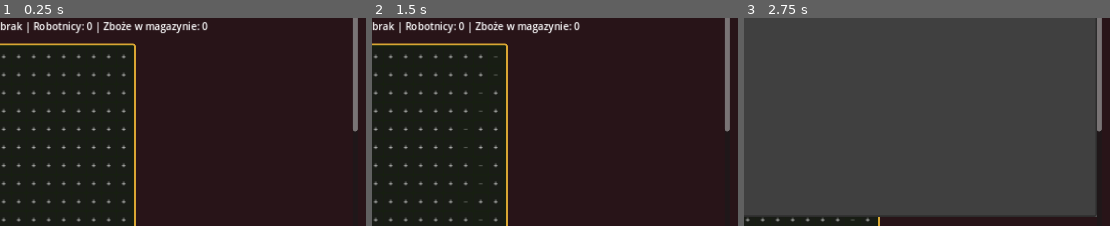
Above: before the commit, frames 1-3 (left to right).
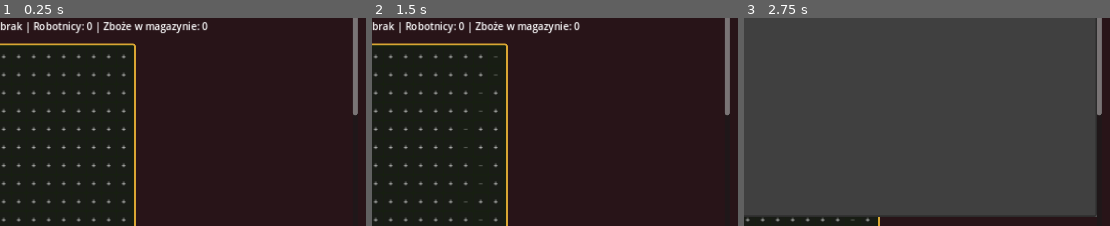
Above: after the commit, the same moments.

Repository: cinekm20/the-forger-retro-tycoon
Game: Godot game, scene res://scenes/plantation/Plantation.tscn
Same seed, same stepped clock (60 frames per second), same inputs: the game is played once before the commit and once after it. This scene is started directly instead of the project's main scene.
Inputs:
- Up to frame 1 (0.25 s): no input
- Up to frame 2 (1.5 s): click "Ankara" at 0.5 s; click "+" at 1.25 s
- Up to frame 3 (2.75 s): click "Colombo" at 2 s
The pictures show only the part of the screen within x 48-98%, y 34-84%; the shares and areas given below are measured in that part.

The runs differ from the first frame. In frame 1, 0.1% of the frame differs, in the area x 96-98%, y 46-55%; in frame 2, 0.1%; in frame 3, 0.1%.

Commit message:
Dodaj Spichlerz — zbiorczy widok zapasów z plantacji (jak w oryginale)
Nowy ekran (scenes/warehouse) pokazuje 4 "silosy" (kawa/tytoń/herbata/
kakao) z poziomem wypełnienia wg zsumowanych zapasów ze WSZYSTKICH
plantacji gracza, ceną rynkową i przyciskiem "Wyślij i sprzedaj" na
uprawę (PlayerPlantations.ship_and_sell_all — sprzedaje naraz towar ze
wszystkich plantacji tej samej uprawy, każdą z jej własnym kosztem
transportu). Dostępny z Hub.gd (Miejsca » Spichlerz, tylko w miastach
typu plantation, tak jak Plantacje) i bezpośrednio z ekranu Plantacji.

Diff:
--- a/game/scenes/hub/Hub.gd
+++ b/game/scenes/hub/Hub.gd
@@ -13,6 +13,7 @@
 ## z każdego miasta.
 const LOCATION_GATED_DESTINATIONS := {
 	"Plantacje": {"path": "res://scenes/plantation/Plantation.tscn", "requires_type": "plantation"},
+	"Spichlerz": {"path": "res://scenes/warehouse/Warehouse.tscn", "requires_type": "plantation"},
 	"Dom aukcyjny": {"path": "res://scenes/auction_house/AuctionHouse.tscn", "requires_type": "auction"},
 	"Galeria": {"path": "res://scenes/gallery/Gallery.tscn", "requires_type": "auction"},
 }
--- a/game/scenes/plantation/Plantation.gd
+++ b/game/scenes/plantation/Plantation.gd
@@ -98,6 +98,7 @@
 
 	harvest_status_label = ScreenHelpers.make_label(root, "")
 
+	ScreenHelpers.make_button(root, "Spichlerz »", func(): SceneRouter.goto_scene(SceneRouter.WAREHOUSE))
 	ScreenHelpers.make_back_button(root)
 
 	if Cities.get_plantation_cities().size() > 0:
--- /dev/null
+++ b/game/scenes/warehouse/Warehouse.gd
@@ -0,0 +1,126 @@
+extends Control
+## Spichlerz — zbiorczy widok zebranych plonów ze wszystkich plantacji
+## gracza, po jednym "silosie" na uprawę (patrz zrzut ekranu oryginału:
+## KAFFEE/TABAK/TEE/KAKAO — poziom wypełnienia silosu + ilość + cena).
+## Dostępny tylko w miastach typu "plantation" (patrz Hub.gd), tak jak w
+## oryginale (ANKARA DEN ...).
+
+## Czysto wizualna referencja "pełnego silosu" — bez znaczenia
+## ekonomicznego, tylko skaluje pasek wypełnienia na ekranie.
+const SILO_VISUAL_CAPACITY := 500.0
+const SILO_HEIGHT := 120.0
+const SILO_WIDTH := 70.0
+
+var fill_rects: Dictionary = {}
+var amount_labels: Dictionary = {}
+var status_label: Label
+
+
+func _ready() -> void:
+	var corner := ScreenHelpers.make_corner_status_row(self, "", "")
+	var location_label: Label = corner["left"]
+	var money_label: Label = corner["right"]
+	location_label.text = tr("%s\n%s") % [Cities.get_city_name(Travel.current_city), Calendar.get_date_string()]
+	money_label.text = tr("%.0f M") % Economy.player_money
+
+	var root := ScreenHelpers.make_root(self)
+	ScreenHelpers.make_title(root, "Spichlerz")
+	ScreenHelpers.make_turn_indicator(root)
+
+	var silo_row := HBoxContainer.new()
+	silo_row.alignment = BoxContainer.ALIGNMENT_CENTER
+	silo_row.add_theme_constant_override("separation", 24)
+	root.add_child(silo_row)
+
+	for crop in Crops.CROPS:
+		silo_row.add_child(_build_silo(crop))
+
+	status_label = ScreenHelpers.make_label(root, "")
+
+	ScreenHelpers.make_back_button(root)
+
+	_update_info()
+
+
+func _build_silo(crop: String) -> VBoxContainer:
+	var column := VBoxContainer.new()
+	column.alignment = BoxContainer.ALIGNMENT_CENTER
+	column.add_theme_constant_override("separation", 6)
+
+	var frame := PanelContainer.new()
+	var frame_style := StyleBoxFlat.new()
+	frame_style.bg_color = Color(0.05, 0.05, 0.1, 0.6)
+	frame_style.border_color = ScreenHelpers.COLOR_GOLD
+	frame_style.set_border_width_all(3)
+	frame_style.set_corner_radius_all(6)
+	frame.add_theme_stylebox_override("panel", frame_style)
+	frame.custom_minimum_size = Vector2(SILO_WIDTH, SILO_HEIGHT)
+	column.add_child(frame)
+
+	## Silos "napełnia się" od dołu: fill_anchor wypełnia całą ramkę
+	## (size_flags EXPAND_FILL — wewnątrz Containera anchory na dziecku nic
+	## by nie dały, PanelContainer i tak sam ustawia jego prostokąt), a
+	## ALIGNMENT_END przykleja właściwy prostokąt wypełnienia do dołu; jego
+	## wysokość (custom_minimum_size.y) aktualizuje _update_info() wg
+	## poziomu zapasów.
+	var fill_anchor := VBoxContainer.new()
+	fill_anchor.alignment = BoxContainer.ALIGNMENT_END
+	fill_anchor.size_flags_horizontal = Control.SIZE_EXPAND_FILL
+	fill_anchor.size_flags_vertical = Control.SIZE_EXPAND_FILL
+	frame.add_child(fill_anchor)
+
+	var fill := ColorRect.new()
+	fill.color = _crop_color(crop)
+	fill.custom_minimum_size = Vector2(SILO_WIDTH - 12, 0)
+	fill_anchor.add_child(fill)
+	fill_rects[crop] = fill
+
+	var name_label := Label.new()
+	name_label.text = Crops.CROP_NAMES[crop].to_upper()
+	name_label.horizontal_alignment = HORIZONTAL_ALIGNMENT_CENTER
+	name_label.add_theme_color_override("font_color", ScreenHelpers.COLOR_GOLD_BRIGHT)
+	column.add_child(name_label)
+
+	var amount_label := Label.new()
+	amount_label.horizontal_alignment = HORIZONTAL_ALIGNMENT_CENTER
+	amount_label.add_theme_color_override("font_color", ScreenHelpers.COLOR_CREAM)
+	column.add_child(amount_label)
+	amount_labels[crop] = amount_label
+
+	var sell_btn := Button.new()
+	sell_btn.text = tr("Wyślij i sprzedaj")
+	sell_btn.pressed.connect(_on_sell_pressed.bind(crop))
+	column.add_child(sell_btn)
+
+	return column
+
+
+func _crop_color(crop: String) -> Color:
+	match crop:
+		"coffee":
+			return Color(0.45, 0.28, 0.14)
+		"tobacco":
+			return Color(0.55, 0.4, 0.2)
+		"tea":
+			return Color(0.3, 0.5, 0.25)
+		"cocoa":
+			return Color(0.35, 0.2, 0.1)
+		_:
+			return ScreenHelpers.COLOR_GOLD
+
+
+func _on_sell_pressed(crop: String) -> void:
+	var amount := PlayerPlantations.ship_and_sell_all(crop, "new_york")
+	if amount > 0:
+		status_label.text = tr("Sprzedano %d jednostek: %s.") % [amount, Crops.CROP_NAMES[crop]]
+	else:
+		status_label.text = tr("Brak zapasów do sprzedania: %s.") % Crops.CROP_NAMES[crop]
+	_update_info()
+
+
+func _update_info() -> void:
+	for crop in Crops.CROPS:
+		var stored := PlayerPlantations.get_total_stored(crop)
+		var ratio := clampf(stored / SILO_VISUAL_CAPACITY, 0.0, 1.0)
+		fill_rects[crop].custom_minimum_size.y = (SILO_HEIGHT - 12) * ratio
+		amount_labels[crop].text = tr("%d szt. — %.1f M/szt.") % [stored, Crops.get_price(crop)]
--- /dev/null
+++ b/game/scenes/warehouse/Warehouse.tscn
@@ -0,0 +1,12 @@
+[gd_scene load_steps=2 format=3]
+
+[ext_resource type="Script" path="res://scenes/warehouse/Warehouse.gd" id="1"]
+
+[node name="Warehouse" type="Control"]
+layout_mode = 3
+anchors_preset = 15
+anchor_right = 1.0
+anchor_bottom = 1.0
+grow_horizontal = 2
+grow_vertical = 2
+script = ExtResource("1")
--- a/game/scripts/autoload/PlayerPlantations.gd
+++ b/game/scripts/autoload/PlayerPlantations.gd
@@ -189,6 +189,18 @@
 	return amount
 
 
+## Jak ship_and_sell, ale dla WSZYSTKICH plantacji danej uprawy naraz (patrz
+## Spichlerz/Warehouse.gd — pokazuje zsumowany zapas ze wszystkich plantacji,
+## więc sprzedaż też musi obsłużyć wszystkie na raz, każdą z jej WŁASNYM
+## kosztem transportu, bo ten zależy od miasta danej plantacji).
+func ship_and_sell_all(crop: String, warehouse: String) -> int:
+	var total := 0
+	for i in plantations.size():
+		if plantations[i]["crop"] == crop:
+			total += ship_and_sell(i, warehouse)
+	return total
+
+
 ## Suma zebranego towaru danej uprawy w magazynach wszystkich plantacji gracza
 ## (uproszczenie: "magazyn" = suma stored_goods plantacji uprawiających dany
 ## towar — bez modelowania osobnych magazynów w Nowym Jorku/Londynie).
--- a/game/scripts/autoload/SceneRouter.gd
+++ b/game/scripts/autoload/SceneRouter.gd
@@ -4,6 +4,7 @@
 const MAIN_MENU := "res://scenes/main_menu/MainMenu.tscn"
 const HUB := "res://scenes/hub/Hub.tscn"
 const PLANTATION := "res://scenes/plantation/Plantation.tscn"
+const WAREHOUSE := "res://scenes/warehouse/Warehouse.tscn"
 const STOCK_MARKET := "res://scenes/stock_market/StockMarket.tscn"
 const RACES := "res://scenes/races/Races.tscn"
 const AUCTION_HOUSE := "res://scenes/auction_house/AuctionHouse.tscn"
--- a/game/tests/run_tests.gd
+++ b/game/tests/run_tests.gd
@@ -37,6 +37,7 @@
 	_test_travel_completes_in_one_animation()
 	_test_auctions_schedule()
 	_test_auctions_cap_turn_advance()
+	_test_ship_and_sell_all_across_plantations()
 
 	print("\n=== Wynik: %d/%d testów przeszło ===" % [total - failures, total])
 	get_tree().quit(1 if failures > 0 else 0)
@@ -140,6 +141,25 @@
 	_assert(absi(harvest_20_days - harvest_10_days * 2) <= 2, "plon skaluje się z grubsza liniowo z czasem (20d ≈ 2×10d)")
 
 
+func _test_ship_and_sell_all_across_plantations() -> void:
+	print("-- PlayerPlantations: ship_and_sell_all sprzedaje ten sam towar z WSZYSTKICH plantacji --")
+	PlayerPlantations.reset_new_game()
+	Economy.reset_new_game()
+
+	var idx_a := PlayerPlantations.found_plantation("richmond")
+	var idx_b := PlayerPlantations.found_plantation("mombasa")
+	PlayerPlantations.plantations[idx_a]["crop"] = "tobacco"
+	PlayerPlantations.plantations[idx_a]["stored_goods"] = 10
+	PlayerPlantations.plantations[idx_b]["crop"] = "tobacco"
+	PlayerPlantations.plantations[idx_b]["stored_goods"] = 15
+
+	var sold := PlayerPlantations.ship_and_sell_all("tobacco", "new_york")
+
+	_assert(sold == 25, "sprzedano łącznie 10+15=25 jednostek z obu plantacji")
+	_assert(int(PlayerPlantations.plantations[idx_a]["stored_goods"]) == 0, "magazyn plantacji A wyzerowany po sprzedaży")
+	_assert(int(PlayerPlantations.plantations[idx_b]["stored_goods"]) == 0, "magazyn plantacji B wyzerowany po sprzedaży")
+
+
 func _test_forgery_by_duplicate_number() -> void:
 	print("-- Paintings: wykrywanie fałszywek po numerze katalogowym --")
 	Paintings.reset_new_game()
--- a/game/translations/ui.csv
+++ b/game/translations/ui.csv
@@ -198,3 +198,9 @@
 Gracz %d,Player %d,Spieler %d
 Rozpocznij grę,Start game,Spiel starten
 Miejsca »,Places »,Orte »
+Spichlerz,Warehouse,Kornspeicher
+Spichlerz »,Warehouse »,Kornspeicher »
+Wyślij i sprzedaj,Ship and sell,Versenden und verkaufen
+Sprzedano %d jednostek: %s.,Sold %d units: %s.,%d Einheiten verkauft: %s.
+Brak zapasów do sprzedania: %s.,No stock to sell: %s.,Kein Bestand zum Verkauf: %s.
+%d szt. — %.1f M/szt.,%d units — %.1f M/unit,%d Einheiten — %.1f M/Einheit
